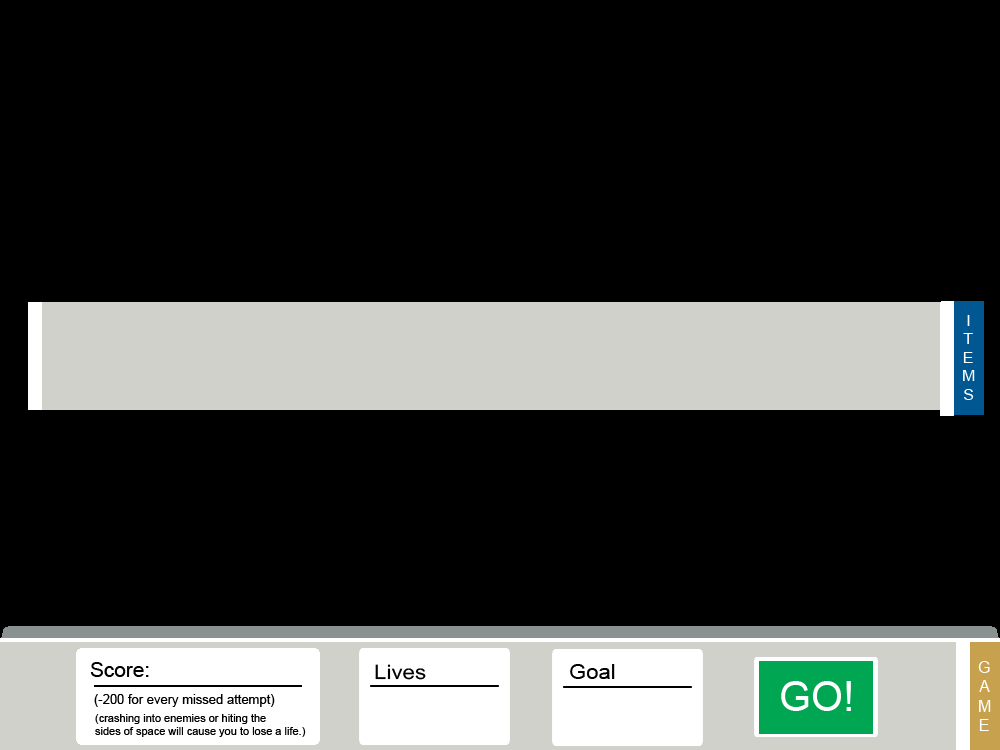
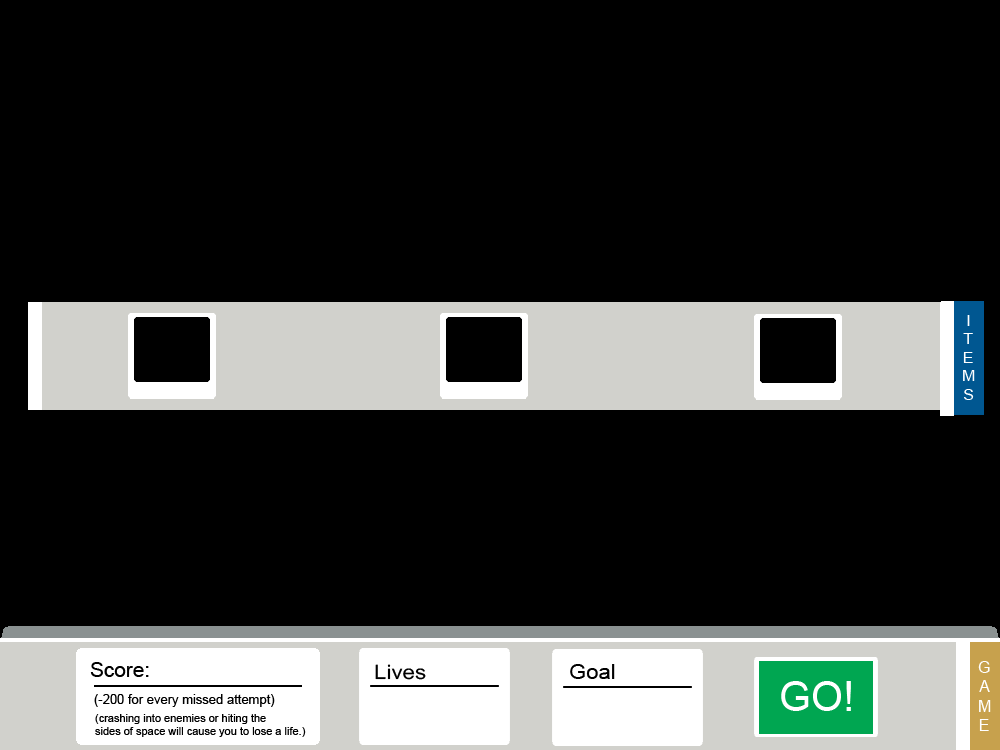
Revision of a layered 1000 × 750 image; what changed, layer by layer:
added layer "Boxes" above "Items Left" over [left=128, top=313, right=842, bottom=400]
